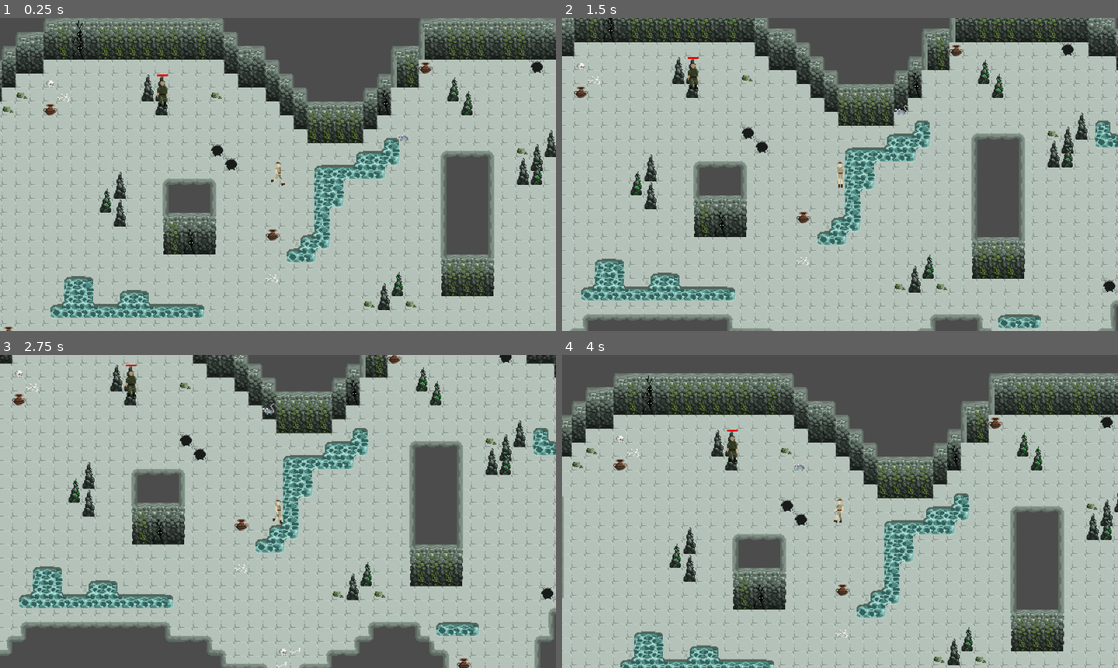
Above: before the commit, frames 1-4 (two rows, left to right).
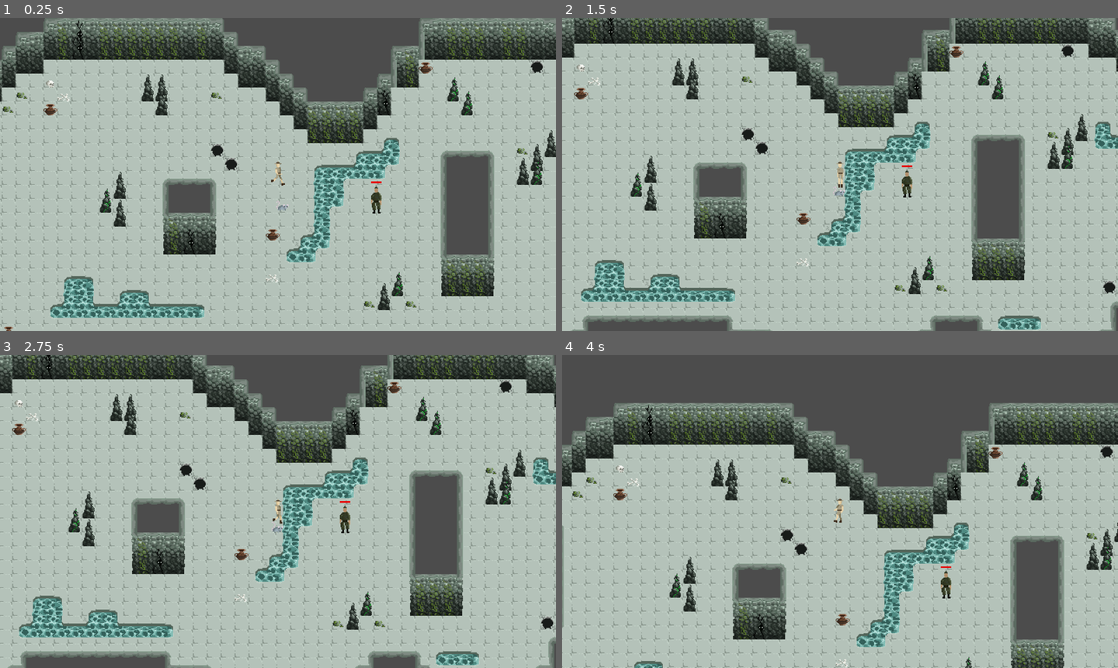
Above: after the commit, the same moments.

Repository: mirogon/Archaeology
Game: Godot game, scene res://Scenes/Main.tscn
Two runs of this game, one before a commit and one after it. Both use one fixed random seed, a clock stepped at 60 frames per second and the inputs below. The engine's default icon, where the game draws it, is replaced by a stand-in: a white triangle on a blue panel in a dark square.
Inputs (mouse positions are in pixels of both pictures, inside the frame that each line leads up to):
- Up to frame 1 (0.25 s): no input
- Up to frame 2 (1.5 s): move the mouse to (962, 158) at 0.52 s; hold Right (ui_right) 0.53-1.28 s; click (962, 158) at 0.67 s; move the mouse to (728, 190) at 1.27 s; hold Down (ui_down) from 1.28 s (still down)
- Up to frame 3 (2.75 s): move the mouse to (333, 442) at 2.02 s; release Down (ui_down) at 2.03 s; hold Right (ui_right) from 2.03 s (still down)
- Up to frame 4 (4 s): move the mouse to (812, 574) at 2.77 s; release Right (ui_right) at 2.78 s; hold Up (ui_up) 2.78-3.53 s; click (812, 574) at 2.92 s; move the mouse to (1006, 558) at 3.52 s; hold Left (ui_left) from 3.53 s (still down)

The runs differ from the first frame. In frame 1, 0.3% of the frame differs, in the area x 28-74%, y 18-63%; in frame 2, 16%; in frame 3, 39%, in the area x 0-100%, y 0-100%; in frame 4, 38%.

Commit message:
Changed Player collision

Diff:
--- a/Scenes/Main.tscn
+++ b/Scenes/Main.tscn
@@ -12,8 +12,8 @@
 [node name="Player" parent="." instance=ExtResource( 1 )]
 
 [node name="Rat2" parent="." instance=ExtResource( 4 )]
-position = Vector2( -350, -73 )
+position = Vector2( -493, -3 )
 
 [node name="Soldier" parent="." instance=ExtResource( 5 )]
-position = Vector2( -615, -122 )
+position = Vector2( -369, 1 )
 shoot_interval = 10
--- a/Scenes/Player.tscn
+++ b/Scenes/Player.tscn
@@ -8,7 +8,7 @@
 [ext_resource path="res://Scenes/HealingProjectile.tscn" type="PackedScene" id=6]
 
 [sub_resource type="RectangleShape2D" id=21]
-extents = Vector2( 6, 14.5 )
+extents = Vector2( 6, 6 )
 
 [sub_resource type="AtlasTexture" id=41]
 atlas = ExtResource( 1 )
@@ -25,22 +25,6 @@
 [sub_resource type="AtlasTexture" id=44]
 atlas = ExtResource( 1 )
 region = Rect2( 48, 0, 16, 32 )
-
-[sub_resource type="AtlasTexture" id=32]
-atlas = ExtResource( 1 )
-region = Rect2( 0, 32, 16, 32 )
-
-[sub_resource type="AtlasTexture" id=33]
-atlas = ExtResource( 1 )
-region = Rect2( 16, 32, 16, 32 )
-
-[sub_resource type="AtlasTexture" id=34]
-atlas = ExtResource( 1 )
-region = Rect2( 32, 32, 16, 32 )
-
-[sub_resource type="AtlasTexture" id=35]
-atlas = ExtResource( 1 )
-region = Rect2( 48, 32, 16, 32 )
 
 [sub_resource type="AtlasTexture" id=27]
 atlas = ExtResource( 1 )
@@ -61,6 +45,22 @@
 [sub_resource type="AtlasTexture" id=31]
 atlas = ExtResource( 1 )
 region = Rect2( 64, 96, 16, 32 )
+
+[sub_resource type="AtlasTexture" id=32]
+atlas = ExtResource( 1 )
+region = Rect2( 0, 32, 16, 32 )
+
+[sub_resource type="AtlasTexture" id=33]
+atlas = ExtResource( 1 )
+region = Rect2( 16, 32, 16, 32 )
+
+[sub_resource type="AtlasTexture" id=34]
+atlas = ExtResource( 1 )
+region = Rect2( 32, 32, 16, 32 )
+
+[sub_resource type="AtlasTexture" id=35]
+atlas = ExtResource( 1 )
+region = Rect2( 48, 32, 16, 32 )
 
 [sub_resource type="AtlasTexture" id=36]
 atlas = ExtResource( 1 )
@@ -89,14 +89,14 @@
 "name": "Walk_Up",
 "speed": 5.0
 }, {
+"frames": [ SubResource( 27 ), SubResource( 28 ), SubResource( 29 ), SubResource( 30 ), SubResource( 31 ) ],
+"loop": true,
+"name": "Walk_Left",
+"speed": 5.0
+}, {
 "frames": [ SubResource( 32 ), SubResource( 33 ), SubResource( 34 ), SubResource( 35 ) ],
 "loop": true,
 "name": "Walk_Down",
-"speed": 5.0
-}, {
-"frames": [ SubResource( 27 ), SubResource( 28 ), SubResource( 29 ), SubResource( 30 ), SubResource( 31 ) ],
-"loop": true,
-"name": "Walk_Left",
 "speed": 5.0
 }, {
 "frames": [ SubResource( 36 ), SubResource( 37 ), SubResource( 38 ), SubResource( 39 ), SubResource( 40 ) ],
@@ -112,7 +112,7 @@
 healing_projectile_scene = ExtResource( 6 )
 
 [node name="CollisionShape2D" type="CollisionShape2D" parent="."]
-position = Vector2( 0, -0.5 )
+position = Vector2( 0, 8 )
 shape = SubResource( 21 )
 
 [node name="Camera2D" type="Camera2D" parent="."]
@@ -122,7 +122,7 @@
 [node name="AnimatedSprite" type="AnimatedSprite" parent="."]
 frames = SubResource( 26 )
 animation = "Walk_Right"
-frame = 4
+frame = 1
 playing = true
 
 [node name="HealthSystem" parent="." instance=ExtResource( 3 )]
